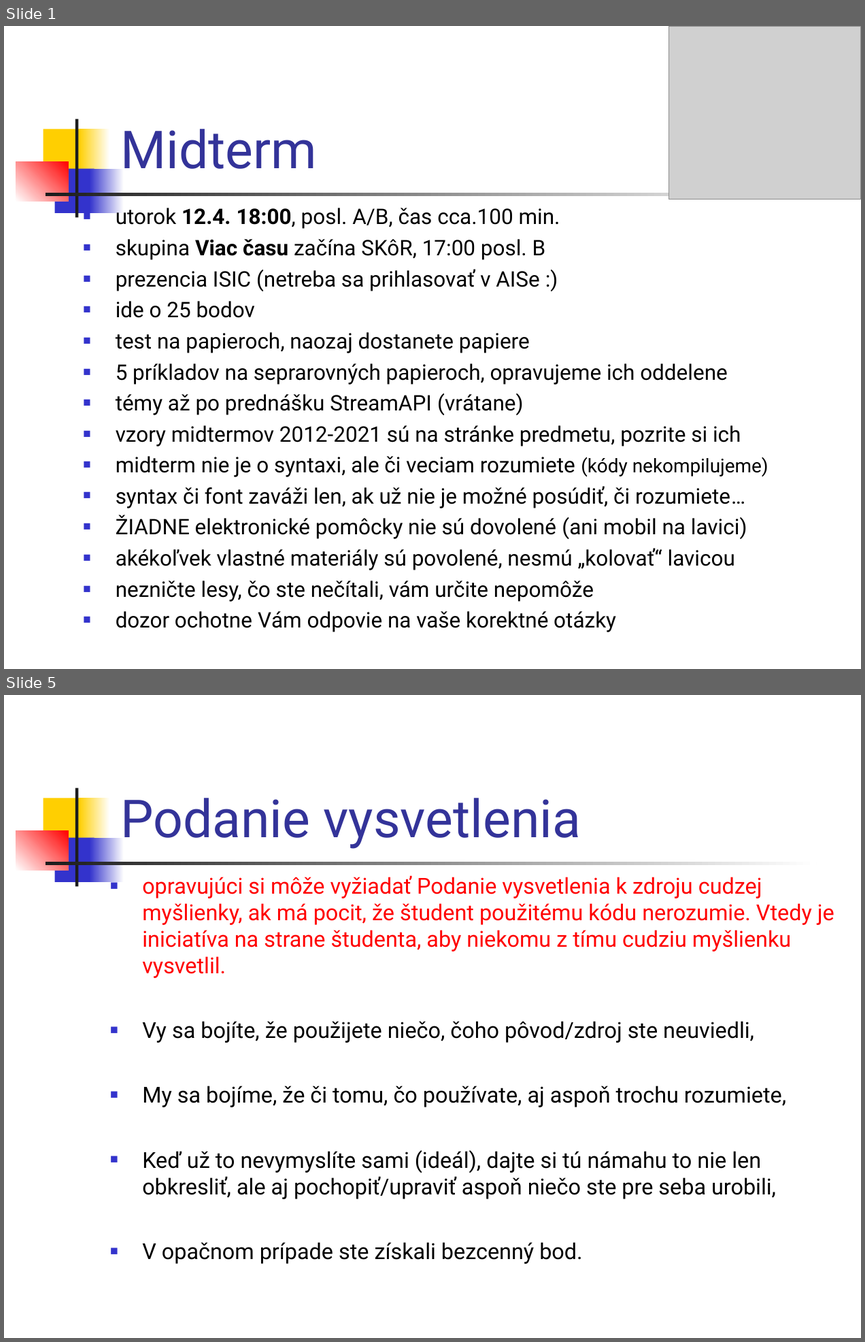
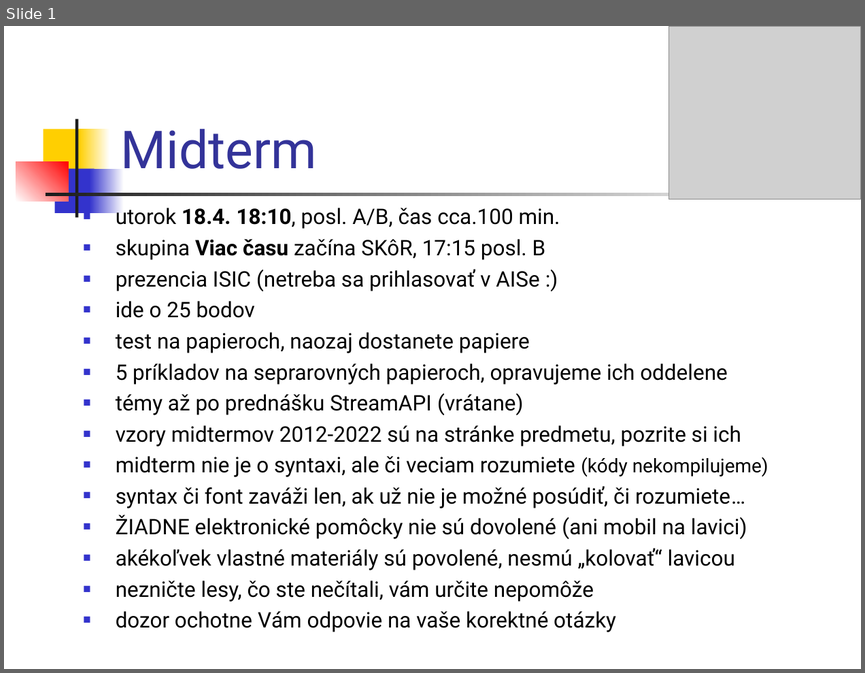
Before and after one commit to Programovanie4/Prednasky, a slide deck: 08/08_java_intro.ppt. Shown one above the other, each under a label of ours: slides 1 and 5 before the commit, slide 1 after it; the slides between them are not shown. The pictures are 865x1342 and 865x673 pixels, drawn with LibreOffice and Linux fonts; fonts in the diff are those of the drawing; grey boxes stand for pictures. Boxes give left, top, right and bottom in pixels: in the first picture for what was removed or moved away, otherwise in the second. Text is boxed around its words. In the diff, an @@ line names an element or a change of style, - is before the commit and + after.

```diff
--- a/08/08_java_intro.ppt
+++ b/08/08_java_intro.ppt
@@ slide 5 removed at <box>4,695,861,1338</box>, background #FFFFFF; not listed: 7 template elements that a slide beside it also shows @@
@@ title removed at <box>120,798,581,849</box> @@
-Podanie vysvetlenia
@@ text removed at <box>142,875,834,1263</box> @@
-■ opravujúci si môže vyžiadať Podanie vysvetlenia k zdroju cudzej myšlienky, ak má pocit, že študent použitému kódu nerozumie. Vtedy je iniciatíva na strane študenta, aby niekomu z tímu cudziu myšlienku vysvetlil.
-■ Vy sa bojíte, že použijete niečo, čoho pôvod/zdroj ste neuviedli,
-■ My sa bojíme, že či tomu, čo používate, aj aspoň trochu rozumiete,
-■ Keď už to nevymyslíte sami (ideál), dajte si tú námahu to nie len obkresliť, ale aj pochopiť/upraviť aspoň niečo ste pre seba urobili,
-■ V opačnom prípade ste získali bezcenný bod.
@@ slide 1 changed as well @@
@@ text at <box>116,205,560,260</box>: text changed @@
-■ utorok 12.4. 18:00, posl. A/B, čas cca.100 min.
-■ skupina Viac času začína SKôR, 17:00 posl. B
+■ utorok 18.4. 18:10, posl. A/B, čas cca.100 min.
+■ skupina Viac času začína SKôR, 17:15 posl. B
@@ text at <box>116,425,740,446</box>: text changed @@
-■ vzory midtermov 2012-2021 sú na stránke predmetu, pozrite si ich
+■ vzory midtermov 2012-2022 sú na stránke predmetu, pozrite si ich
```
Also in this commit, not shown: 3 slides added, 7 other slides removed, 4 other files.
